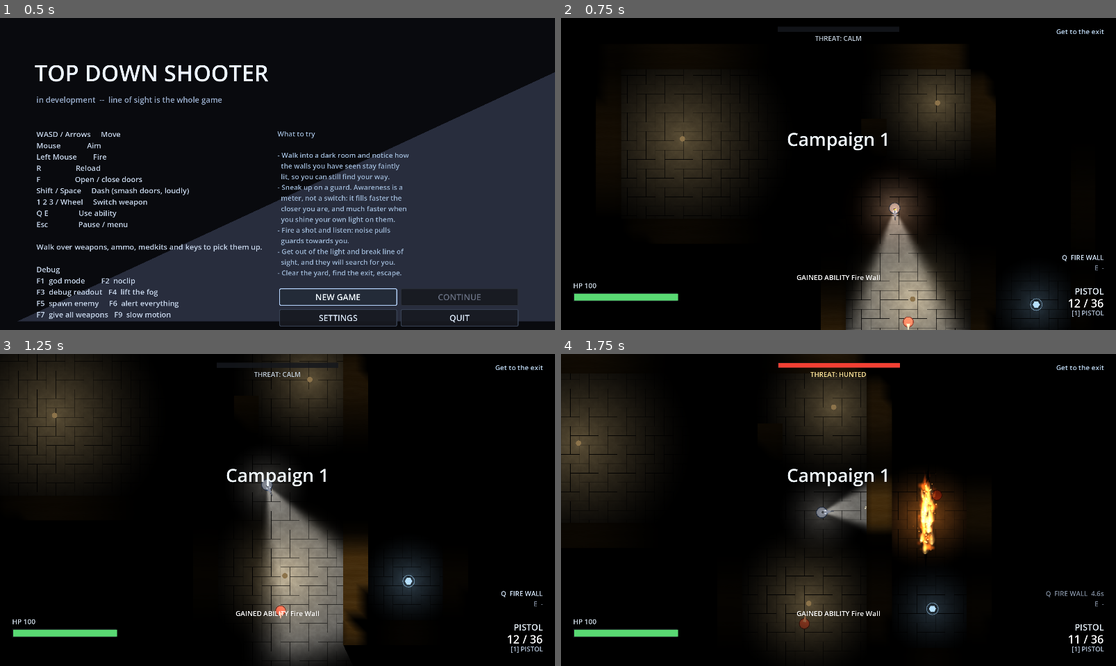
Above: before the commit, frames 1-4 (two rows, left to right).
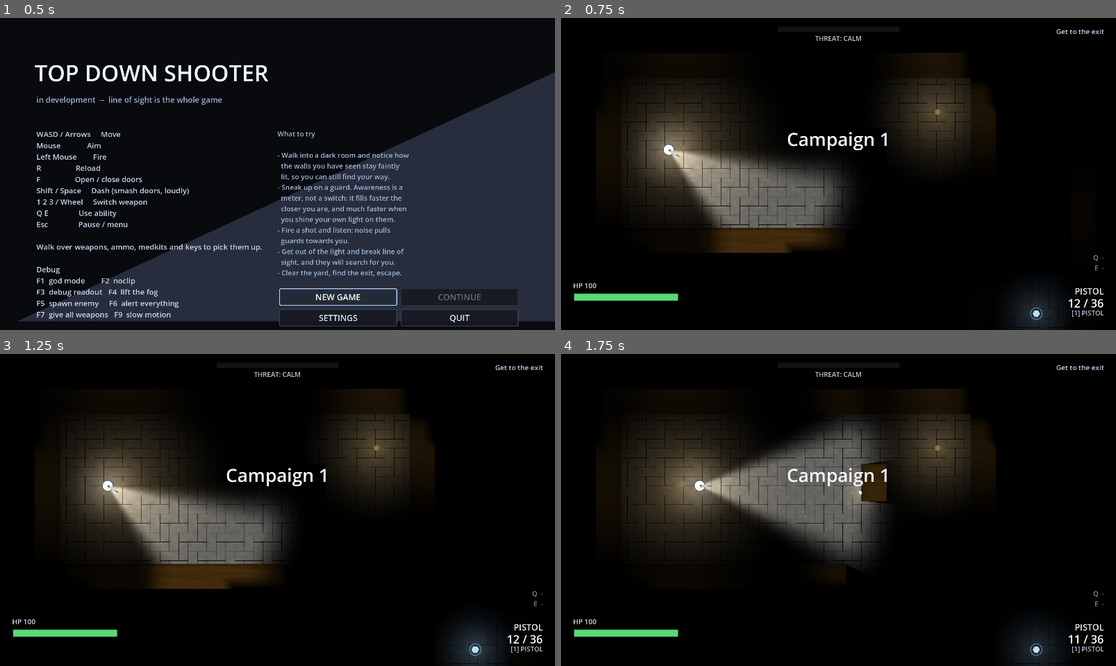
Above: after the commit, the same moments.

Repository: ThunderComplex/irregoulash
Game: Godot game, scene res://src/ui/title_screen.tscn
Two runs of this game, one before a commit and one after it. Both use one fixed random seed, a clock stepped at 60 frames per second and the inputs below.
Inputs (mouse positions are in pixels of both pictures, inside the frame that each line leads up to):
- Up to frame 1 (0.5 s): no input
- Up to frame 2 (0.75 s): click "NEW GAME" at 0.5 s
- Up to frame 3 (1.25 s): no input
- Up to frame 4 (1.75 s): tap Enter (ui_accept) at 1.25, 1.52 s; move the mouse to (960, 494) at 1.27 s; hold D (move_right) from 1.28 s (still down); hold Q (ability_1) from 1.28 s (still down); click (960, 494) at 1.42 s; tap E (ability_2) at 1.55 s

Frame 1 is identical in both runs. In frame 2, 16% of the frame differs, in the area x 11-98%, y 8-100%; in frame 3, 34%, in the area x 0-98%, y 0-100%; in frame 4, 31%.

Commit message:
abilities are now nudged instead of blocked

Diff:
--- a/dev/probe.gd
+++ b/dev/probe.gd
@@ -756,17 +756,22 @@
 		},
 		{
 			"set_abilities": ["fire_wall"],
-			# Inside geometry: refused before anything is spent, so the cooldown stays 0.
+			# Deep inside a 256x192 block: no room within the nudge reach, so refused before
+			# anything is spent, and the cooldown stays 0.
+			"teleport": Vector2(288.0, 544.0),
+			"cast_ability": 0,
+			"ability_target": Vector2(320.0, 224.0),
+			"wait": 0.7,
+			"report": true,
+			"ability_effects": true,
+		},
+		{
+			# Clipping the thin west wall: nudged out of it instead of refused. It should land
+			# just east of the wall (x >= 116: the wall's edge plus the placement radius) and be
+			# sight-blocking and shadow-casting, but not solid.
+			"teleport": Vector2(224.0, 900.0),
 			"cast_ability": 0,
 			"ability_target": Vector2(32.0, 500.0),
-			"wait": 0.7,
-			"report": true,
-			"ability_effects": true,
-		},
-		{
-			# In the open: spawned, sight-blocking and shadow-casting, but not solid.
-			"cast_ability": 0,
-			"ability_target": Vector2(224.0, 620.0),
 			"wait": 0.6,
 			"report": true,
 			"ability_effects": true,
@@ -777,6 +782,19 @@
 			"ability_target": Vector2(224.0, 620.0),
 			"wait": 0.4,
 			"report": true,
+		},
+		{
+			# Just past the middle of the thin wall at y 384..448, cast from the south. The nearest
+			# room is on the *far* side (68px away, against 100px back on this side, past the nudge
+			# reach), so only the line-of-sight rule stops the fire slipping into the next room:
+			# refused.
+			"set_abilities": ["fire_wall"],
+			"teleport": Vector2(1408.0, 600.0),
+			"cast_ability": 0,
+			"ability_target": Vector2(1408.0, 400.0),
+			"wait": 0.4,
+			"report": true,
+			"ability_effects": true,
 		},
 	],
 	## The fire wall's look over its life: catching, burning, burning down, gone. Run against
@@ -2839,8 +2857,8 @@
 		if effect == null:
 			continue
 		found += 1
-		print("[probe]   effect %-18s solid=%s blocks_sight=%s occludes=%s field=%s  life_left=%.2f" % [
-			effect.get_script().resource_path.get_file(),
+		print("[probe]   effect %-18s at=%s solid=%s blocks_sight=%s occludes=%s field=%s  life_left=%.2f" % [
+			effect.get_script().resource_path.get_file(), effect.global_position.round(),
 			effect.find_child("Solid", true, false) != null,
 			effect.find_child("SightBlocker", true, false) != null,
 			effect.find_child("Occluder", true, false) != null,
--- a/src/abilities/ability_casting.gd
+++ b/src/abilities/ability_casting.gd
@@ -5,6 +5,14 @@
 ##
 ## Deliberately pure functions over a cursor position rather than reading the mouse, so
 ## they can be reasoned about and tested without a viewport.
+
+## How far a blocked POINT ability may be moved to find room, and how finely that is searched.
+## Far enough to step out of a wall the cursor is resting on, not so far that the effect lands
+## somewhere the player did not mean.
+const NUDGE_REACH: float = 96.0
+const NUDGE_STEP: float = 12.0
+const NUDGE_SAMPLES: int = 16
+
 
 ## Where a POINT ability lands for a given cursor position: at the cursor, pulled back to
 ## `max_range` if that is further than the ability can reach.
@@ -17,9 +25,8 @@
 
 ## Whether a POINT ability may be placed at `point`.
 ##
-## Only abilities that ask for room (a wall of fire) are refused, and they are refused
-## rather than placed inside geometry -- which is also what the "that cast was refused"
-## feedback keys off.
+## Only abilities that ask for room (a wall of fire) can fail this. `placement` uses it to
+## find a nearby spot that passes before a cast is refused.
 static func can_place(caster: Node2D, point: Vector2, data: AbilityResource) -> bool:
 	if not data.requires_clear_space:
 		return true
@@ -34,3 +41,43 @@
 	query.collision_mask = Layers.SOLID
 	query.collide_with_areas = false
 	return space.intersect_shape(query, 1).is_empty()
+
+
+## Where a POINT ability actually lands: `point` if it fits there, otherwise the nearest spot within
+## `NUDGE_REACH` that does. `Vector2.INF` when nothing nearby fits, and the cast is refused.
+##
+## Aiming a wall of fire at a doorway mid-fight should not fail because the cursor clipped the frame,
+## so a blocked cast is moved rather than refused. A moved spot must also stay within reach and in
+## plain view of the caster: nudging is for stepping out of the wall you aimed at, never for slipping
+## the effect through it into the next room.
+static func placement(caster: Node2D, point: Vector2, data: AbilityResource) -> Vector2:
+	if can_place(caster, point, data):
+		return point
+	var space: PhysicsDirectSpaceState2D = caster.get_world_2d().direct_space_state
+	if space == null:
+		return Vector2.INF
+	var origin: Vector2 = caster.global_position
+	var ring: float = NUDGE_STEP
+	while ring <= NUDGE_REACH:
+		# The nearest ring with any room wins; within it, the spot nearest the caster, which is the
+		# open side of whatever wall was in the way.
+		var best: Vector2 = Vector2.INF
+		var best_distance: float = INF
+		for i: int in NUDGE_SAMPLES:
+			var candidate: Vector2 = point + Vector2.from_angle(TAU * float(i) / NUDGE_SAMPLES) * ring
+			var distance: float = origin.distance_to(candidate)
+			if distance >= best_distance:
+				continue
+			if data.max_range > 0.0 and distance > data.max_range:
+				continue
+			if not can_place(caster, candidate, data):
+				continue
+			var ray := PhysicsRayQueryParameters2D.create(origin, candidate, Layers.SOLID)
+			if not space.intersect_ray(ray).is_empty():
+				continue
+			best = candidate
+			best_distance = distance
+		if best.is_finite():
+			return best
+		ring += NUDGE_STEP
+	return Vector2.INF
--- a/src/abilities/ability_holder.gd
+++ b/src/abilities/ability_holder.gd
@@ -68,9 +68,11 @@
 	var data: AbilityResource = slot.data
 	var target: Vector2 = resolve_target(data)
 	if data.targeting != AbilityResource.Targeting.SELF:
-		if not AbilityCasting.can_place(_player, target, data):
+		# Moved out of a wall it clips rather than refused (see `AbilityCasting.placement`).
+		target = AbilityCasting.placement(_player, target, data)
+		if not target.is_finite():
 			# Refused before anything is spent: the player is not charged a cooldown for
-			# a wall of fire that has nowhere to stand.
+			# a wall of fire that has nowhere to stand, even nudged.
 			AudioDirector.play(&"cast_refused", -6.0)
 			GameDirector.announce_message("%s: no room there" % data.display_name.to_upper(),
 				Color(1.0, 0.6, 0.5))
--- a/src/autoload/tuning.gd
+++ b/src/autoload/tuning.gd
@@ -83,8 +83,10 @@
 ## Ceiling on a search radius, so a long chase does not turn into a level-wide sweep.
 @export var search_budget_max: float = 900.0
 @export var suspicious_look_time: float = 1.2
+@export var take_damage_guess_distance: float = 300.0
 ## Radius in which a shouting enemy alerts its friends.
 @export var shout_radius: float = 520.0
+@export var shout_cooldown: float = 5.0
 ## Enemy body
 @export var enemy_radius: float = 13.0
 #endregion
--- a/src/enemies/enemy.gd
+++ b/src/enemies/enemy.gd
@@ -114,6 +114,7 @@
 var _fire_cd: float = 0.0
 var _burst_left: int = 0
 var _pause_cd: float = 0.0
+var _shout_cd: float = 0.0
 
 var _footstep_accum: float = 0.0
 var _gizmo_hash: int = 0
@@ -349,6 +350,11 @@
 	if _can_shoot(player.global_position):
 		_shoot_at(player.global_position)
 
+	_shout_cd += delta
+	if archetype.shouts and _shout_cd >= Tuning.shout_cooldown:
+		_shout()
+		_shout_cd = 0
+
 
 func _tick_search(delta: float) -> void:
 	_search_timer -= delta
@@ -405,6 +411,7 @@
 	FxDirector.flash_light(global_position, Color(1.0, 0.55, 0.35), 0.9, 130.0, 0.35)
 	GameDirector.notify_alert()
 	if archetype.shouts:
+		_shout_cd = 0
 		_shout()
 
 
@@ -555,13 +562,10 @@
 	velocity += direction * knockback * 0.6
 	AudioDirector.play_at(&"enemy_hurt", global_position, -7.0)
 	# Being shot at is itself information, even without seeing the shooter.
-	awareness = minf(1.0, awareness + 0.55)
+	awareness = 1.0
 	if state != State.ALERT:
-		var guess: Vector2 = hit_position - direction * 140.0
-		if awareness >= Tuning.awareness_alert:
-			_enter_alert(guess)
-		elif state == State.PATROL or state == State.RETURN:
-			_enter_suspicious(guess)
+		var guess: Vector2 = hit_position - direction * Tuning.take_damage_guess_distance
+		_enter_alert(guess)
 
 #endregion
 
--- a/src/levels/level_campaign_01.tscn
+++ b/src/levels/level_campaign_01.tscn
@@ -116,7 +116,7 @@
 position = Vector2(1186, 619)
 
 [node name="PlayerSpawn" type="Marker2D" parent="." unique_id=261603681]
-position = Vector2(829, 485)
+position = Vector2(250, 312)
 
 [node name="Lamps" type="Node2D" parent="." unique_id=1810258779]
 metadata/_edit_lock_ = true
@@ -163,7 +163,7 @@
 amount = 10
 
 [node name="Pickup1" parent="Pickups" unique_id=538610333 instance=ExtResource("5_pickup")]
-position = Vector2(831, 490)
+position = Vector2(1514, 302)
 kind = "ability"
 weapon_id = "pistol"
 amount = 10
